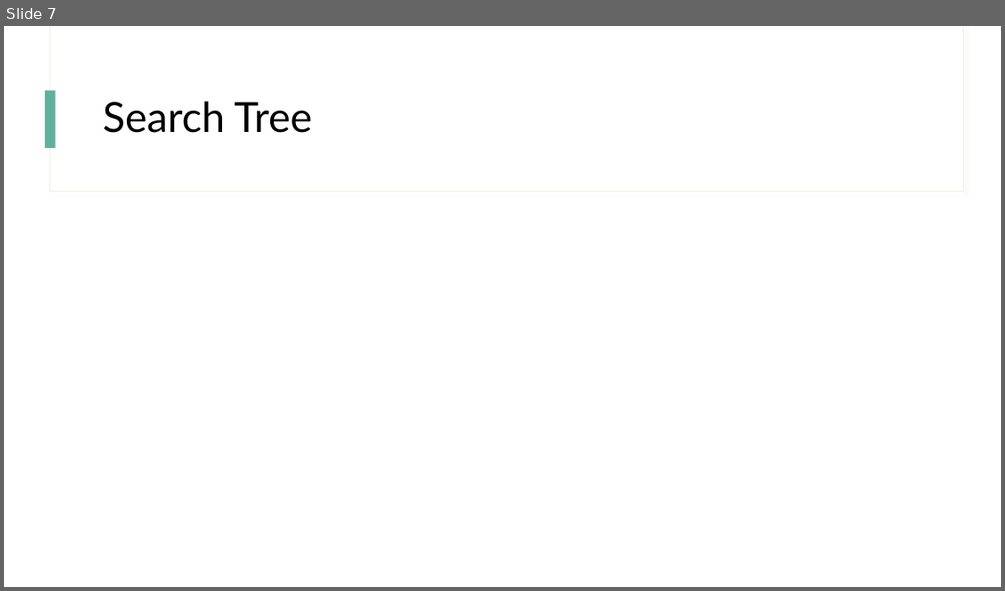
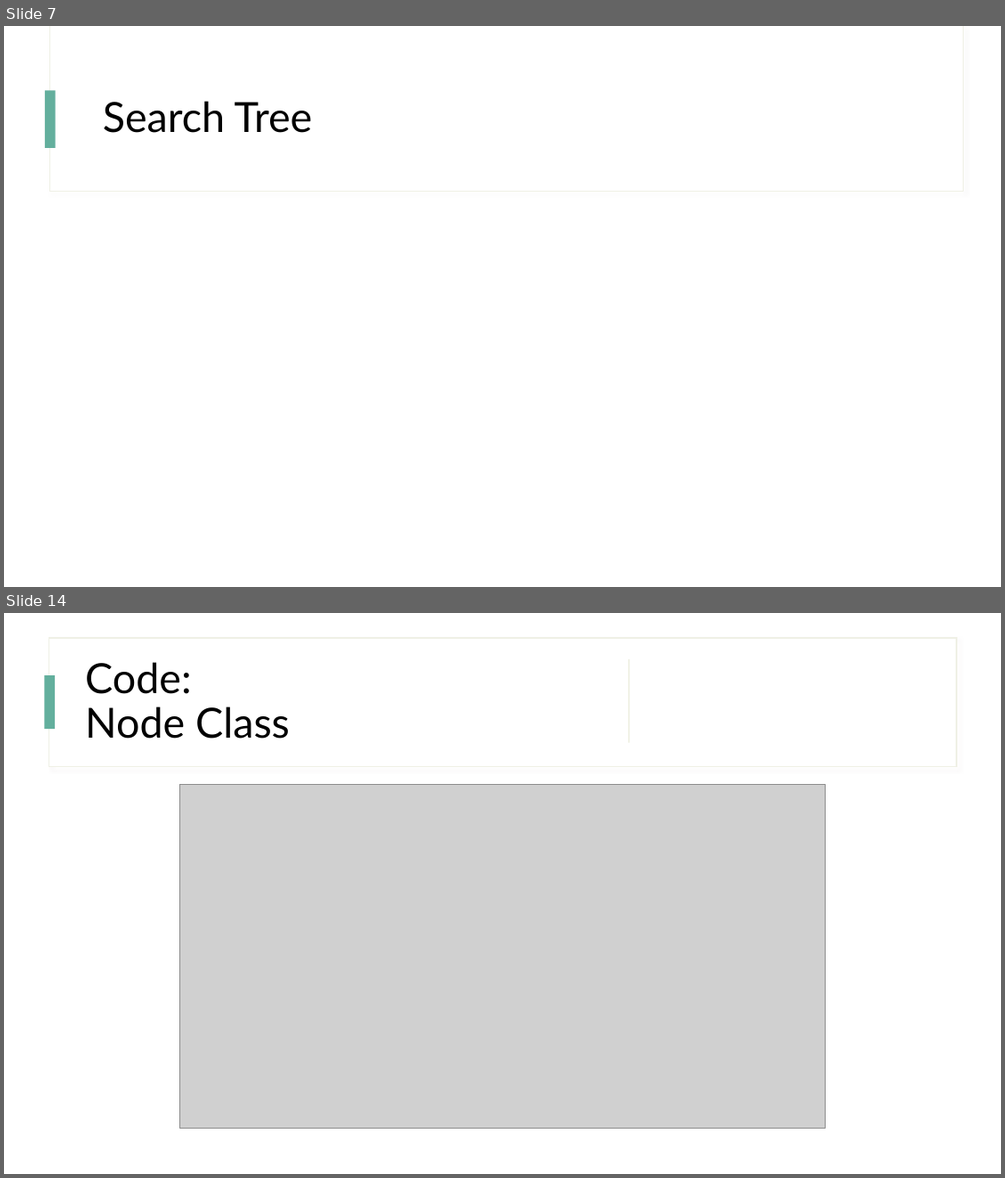
Before and after one commit to lauxpaux/Maze-Robotic-Path, a slide deck: AIAssignment2.pptx. Shown one above the other, each under a label of ours: slide 7 before the commit, slides 7 and 14 after it; the slides between them are not shown. The pictures are 1005x591 and 1005x1178 pixels, drawn with LibreOffice and Linux fonts; fonts in the diff are those of the drawing; grey boxes stand for pictures. Boxes give left, top, right and bottom in pixels: in the first picture for what was removed or moved away, otherwise in the second. Text is boxed around its words. In the diff, an @@ line names an element or a change of style, - is before the commit and + after.

```diff
--- a/AIAssignment2.pptx
+++ b/AIAssignment2.pptx
@@ slide 14 added at [4,613,1001,1174], background #FFFFFF; not listed: 2 template elements that a slide beside it also shows @@
@@ rectangle added at [4,613,1001,1174], fill #FFFFFF @@
@@ rectangle added at [48,638,956,766], fill #FFFFFF, outline #EFF0E5 1 pt @@
@@ title added at [85,662,290,738], 40 pt, text #000000 @@
+Code:
+Node Class
@@ rectangle added at [629,659,630,743], fill #D8DBBD @@
@@ rectangle added at [44,676,55,730], fill #63AF9D @@
@@ picture added at [179,784,825,1128] @@
```
Also in this commit, not shown: 1 slide changed, 10 other slides added, 7 slides removed.
